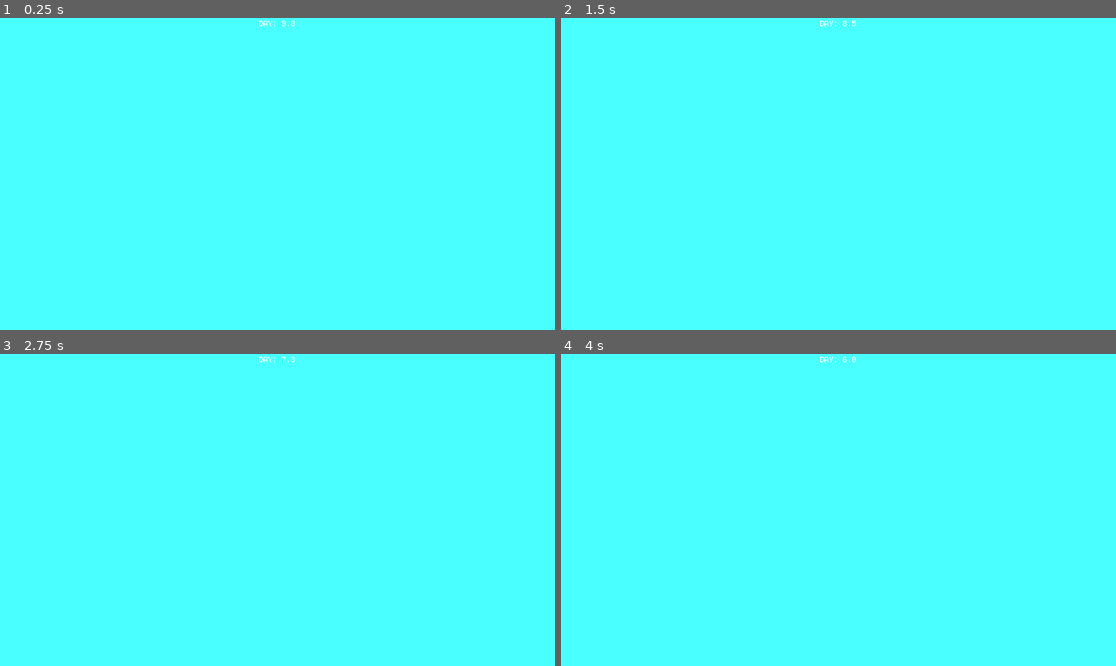
Above: before the commit, frames 1-4 (two rows, left to right).
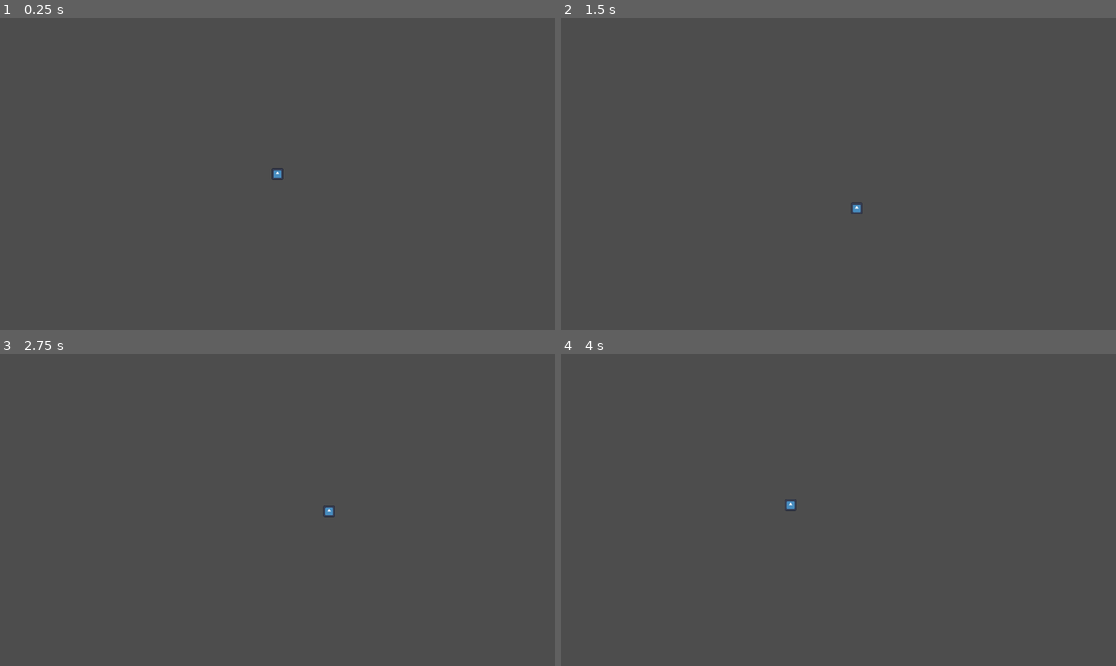
Above: after the commit, the same moments.

Repository: Juniper19/beaver-game
Game: Godot game, scene res://world.tscn
Two runs of this game, one before a commit and one after it. Both use one fixed random seed, a clock stepped at 60 frames per second and the inputs below. Before the commit the project starts from res://Day and night/day_night_manager.tscn. The engine's default icon, where the game draws it, is replaced by a stand-in: a white triangle on a blue panel in a dark square.
Inputs:
- Up to frame 1 (0.25 s): no input
- Up to frame 2 (1.5 s): tap Enter (ui_accept) at 0.5, 0.77 s; hold D (move_right) 0.53-1.28 s; hold E (interact) 0.53-1.28 s; hold S (move_down) from 1.28 s (still down); tap E (interact) at 1.35 s
- Up to frame 3 (2.75 s): tap Enter (ui_accept) at 1.52 s; release S (move_down) at 2.03 s; hold D (move_right) from 2.03 s (still down); hold E (interact) from 2.03 s (still down)
- Up to frame 4 (4 s): release D (move_right) at 2.78 s; release E (interact) at 2.78 s; hold W (move_up) 2.78-3.53 s; tap E (interact) at 2.85 s; tap Enter (ui_accept) at 3.02, 3.77 s; hold A (move_left) from 3.53 s (still down); hold E (interact) from 3.53 s (still down)

The runs differ from the first frame. In frame 1, 100% of the frame differs, in the area x 0-100%, y 0-100%; in frame 2, 100%; in frame 3, 100%; in frame 4, 100%.

Commit message:
world scene and player camera

Diff:
--- a/player/player.tscn
+++ b/player/player.tscn
@@ -29,3 +29,7 @@
 
 [node name="CollisionShape2D" type="CollisionShape2D" parent="InteractionArea"]
 shape = SubResource("CircleShape2D_lf62g")
+
+[node name="Camera2D" type="Camera2D" parent="."]
+scale = Vector2(2, 2)
+position_smoothing_enabled = true
--- a/project.godot
+++ b/project.godot
@@ -11,7 +11,7 @@
 [application]
 
 config/name="Beaver Game"
-run/main_scene="uid://f5ov75exi6ub"
+run/main_scene="uid://cl1jmkdurg2bg"
 config/features=PackedStringArray("4.5", "Forward Plus")
 config/icon="res://icon.svg"
 
--- /dev/null
+++ b/world.tscn
@@ -0,0 +1,7 @@
+[gd_scene load_steps=2 format=3 uid="uid://cl1jmkdurg2bg"]
+
+[ext_resource type="PackedScene" uid="uid://dd4iqf5la6hly" path="res://player/player.tscn" id="1_f3sb7"]
+
+[node name="World" type="Node2D"]
+
+[node name="Player" parent="." instance=ExtResource("1_f3sb7")]
